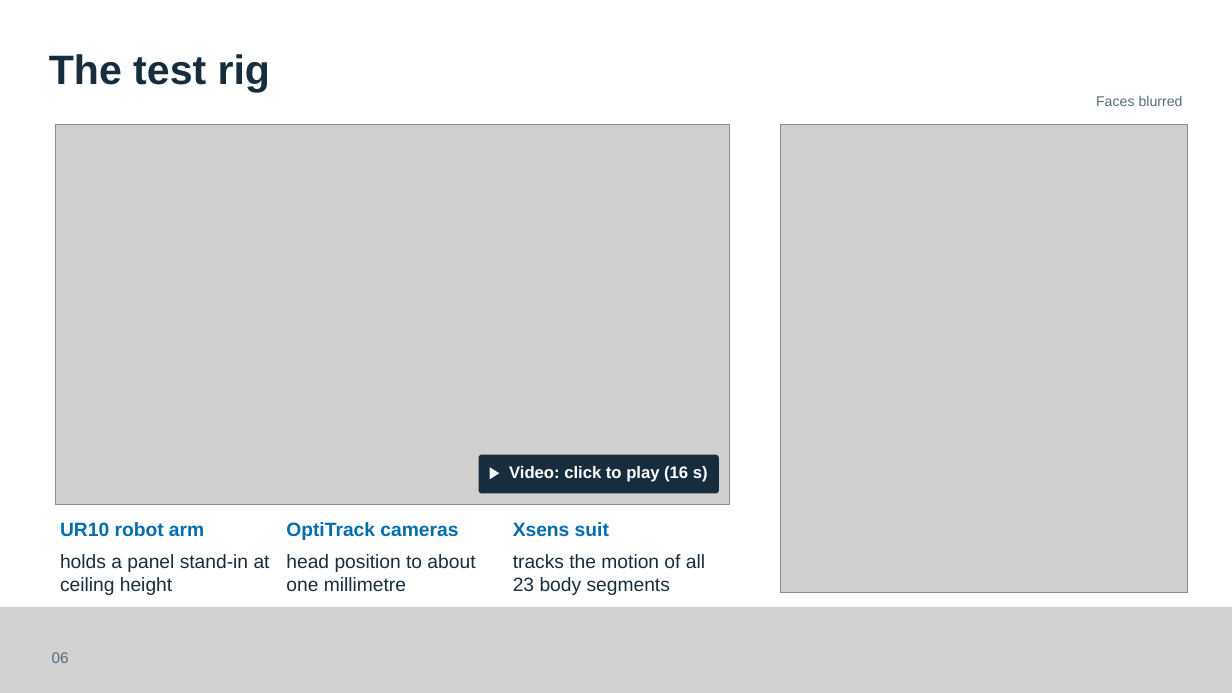
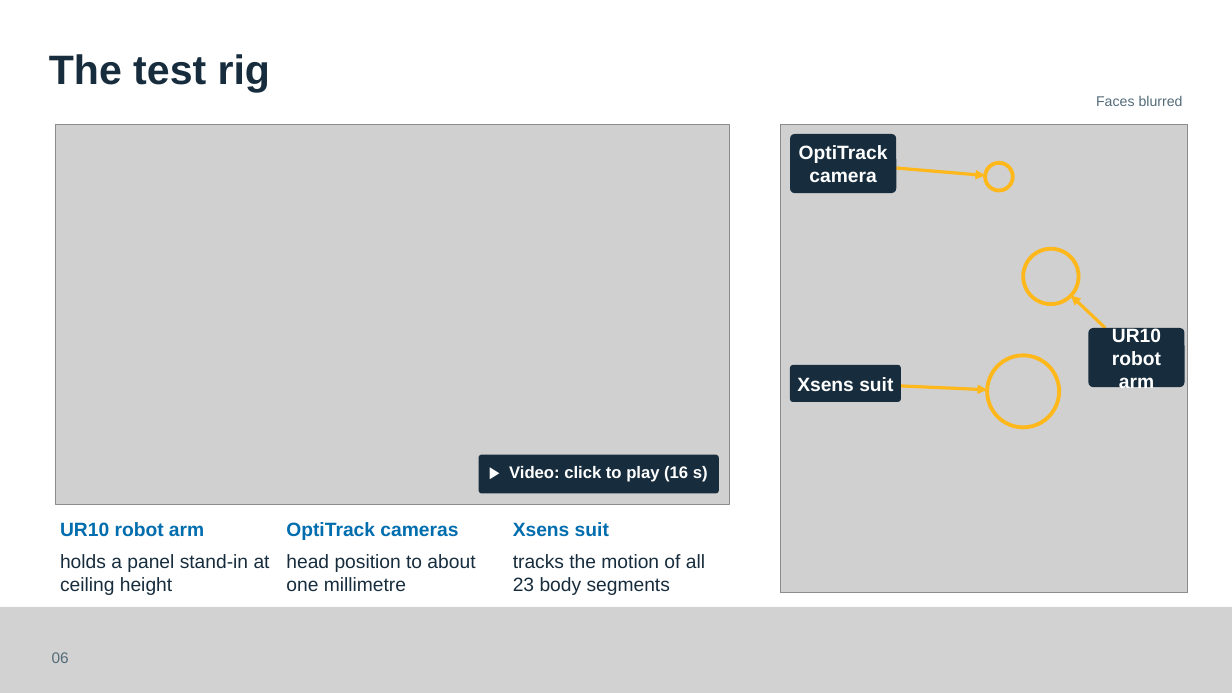
Before and after one commit to Kingwu12/adaptive-hrc-safety-system, a slide deck: slide 6 of presentation/FYP-assessment-presentation-v4.3.pptx. Drawn at 1232x693 pixels with LibreOffice and Linux fonts; fonts in the diff are those of the drawing; grey boxes stand for pictures. Boxes give left, top, right and bottom in pixels: in the first picture for what was removed or moved away, otherwise in the second. Text is boxed around its words. In the diff, an @@ line names an element or a change of style, - is before the commit and + after.

```diff
--- a/presentation/FYP-assessment-presentation-v4.3.pptx
+++ b/presentation/FYP-assessment-presentation-v4.3.pptx
@@ rounded rectangle added at [790,134,897,193], fill #172D3D @@
@@ text added at [799,145,888,182], 15 pt, text #FFFFFF, bold @@
+OptiTrack
+camera
@@ arrow added from (897, 168) to (985, 176), #FFB81C 2.5 pt @@
@@ ellipse added at [985,163,1013,190], outline #FFB81C 3 pt @@
@@ ellipse added at [1023,249,1079,304], outline #FFB81C 3 pt @@
@@ arrow added from (1105, 328) to (1071, 296), #FFB81C 2.5 pt @@
@@ rounded rectangle added at [1089,328,1185,387], fill #172D3D @@
@@ text added at [1112,327,1161,388], 15 pt, text #FFFFFF, bold @@
+UR10
+robot arm
@@ ellipse added at [987,356,1059,428], outline #FFB81C 3 pt @@
@@ rounded rectangle added at [790,365,901,402], fill #172D3D @@
@@ text added at [797,377,893,391], 15 pt, text #FFFFFF, bold @@
+Xsens suit
@@ arrow added from (901, 386) to (987, 390), #FFB81C 2.5 pt @@
```
Also in this commit, not shown: 2 other files.
